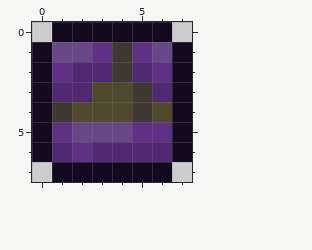
A pixel-art sprite gets an edit: Content/Tiles/NoseTemple/NoseTempleBrickPurpleItem.png. Above: the version before the commit.
The file is 16x16 pixels, drawn in blocks of 2x2; one block is one cell here.
Once edited:
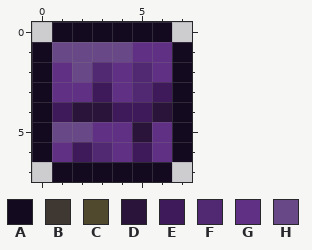
Palette (. is transparent): A #130a1f  B #3f3731  C #50492e  D #2a143a  E #3f1a5a  F #512872  G #603084  H #694888
Changes in this commit:
Colour C becomes colour D in row 4 at x 2 to 3 and 6.
Colour G becomes colour D in row 5 at x 5.
Colour B becomes colour E in row 4 at x 1 and 5.
Colour C becomes colour E in row 3 at x 3; in row 4 at x 4.
Colour F becomes colour E in row 3 at x 6; in row 6 at x 5.
Colour G becomes colour E in row 6 at x 2.
Colour B becomes colour F in row 3 at x 5.
Colour B becomes colour G in row 2 at x 4.
Colour C becomes colour G in row 3 at x 4.
Colour F becomes colour G in row 3 at x 1 to 2; in row 6 at x 1, 4 and 6.
Colour H becomes colour G in row 1 at x 6; in row 5 at x 3 to 4.
Colour B becomes colour H in row 1 at x 4.
Colour F becomes colour H in row 2 at x 2.
Colour G becomes colour H in row 1 at x 3; in row 5 at x 1.
Boxes around the changes in both pictures, in picture pixels (x1, y1, x2, y2):
changed: (52, 42, 172, 162)
